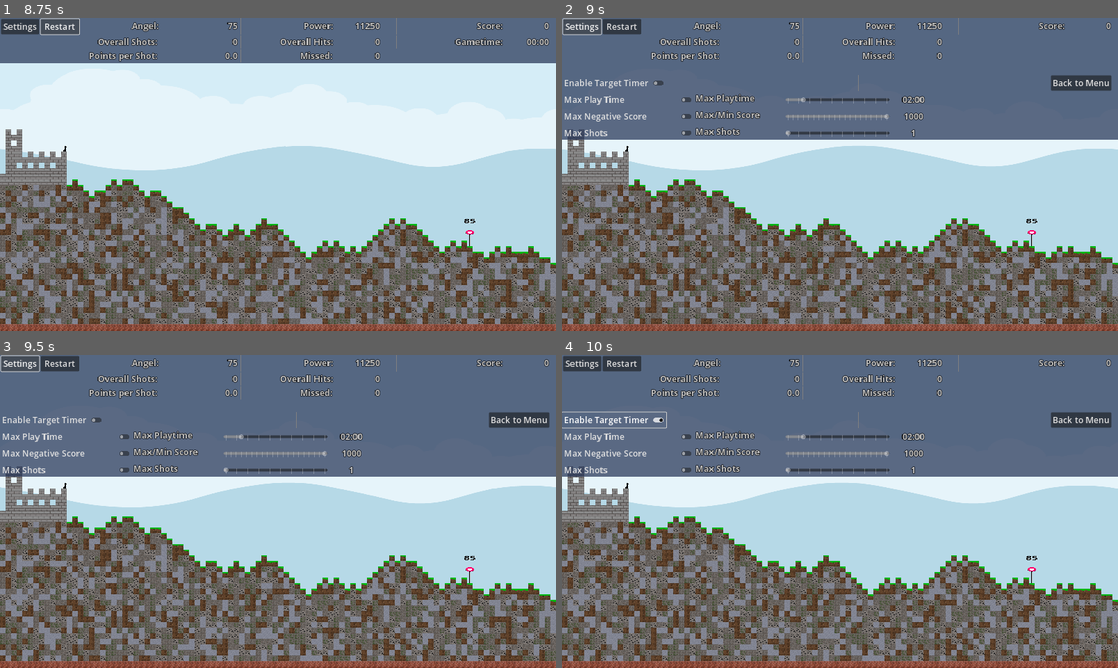
Above: before the commit, frames 1-4 (two rows, left to right).
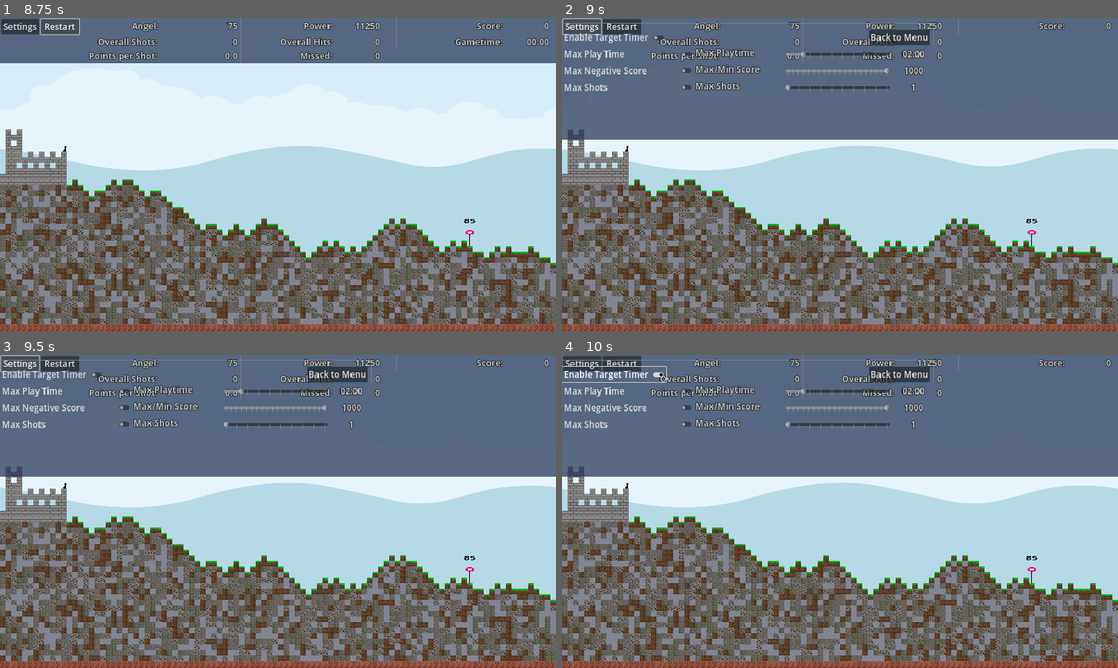
Above: after the commit, the same moments.

Repository: Coding-4Fun/Just4Fun_Mini_Shootergame
Game: Godot game, scene res://UI/MainMenuUI/MainMenuUI.tscn
The game is run twice, just before and just after one commit, with the same random seed, the same clock (stepped at 60 frames per second) and the same inputs.
Inputs:
- Up to frame 1 (8.75 s): click "Play" at 0.5 s; click "Max Shots" at 1.25 s; click "Max Negative Score" at 2 s; click "Enable Target Timer" at 2.75 s; click "Target Time" at 3.5 s; click "Max Play Time" at 4.25 s; click "Max Play Time" at 5 s; click "Start Game" at 5.75 s; click "Restart" at 6.5 s; click "Restart" at 7.25 s; click "Restart" at 8 s
- Up to frame 2 (9 s): click "Settings" at 8.75 s
- Up to frame 3 (9.5 s): no input
- Up to frame 4 (10 s): click "Enable Target Timer" at 9.5 s

Frame 1 is identical in both runs. In frame 2, 5.0% of the frame differs, in the area x 0-99%, y 1-38%; in frame 3, 5.0%; in frame 4, 5.2%.

Commit message:
Chg: Export InGameSetting UI in own scene

Diff:
--- a/UI/InGameUI/IngameUI_Redesign.tscn
+++ b/UI/InGameUI/IngameUI_Redesign.tscn
@@ -1,11 +1,7 @@
-[gd_scene load_steps=8 format=3 uid="uid://ncuxb50cjisf"]
+[gd_scene load_steps=4 format=3 uid="uid://ncuxb50cjisf"]
 
 [ext_resource type="Script" path="res://UI/InGameUI/ingameui.gd" id="1_2tfgw"]
-[ext_resource type="Script" path="res://UI/Settings/MaxScoreSettings.gd" id="1_q27g8"]
-[ext_resource type="Theme" uid="uid://djmxf62w3y5gd" path="res://UI/Theme/game_theme.tres" id="2_di8h2"]
-[ext_resource type="Script" path="res://UI/Settings/Settings.gd" id="2_ipnjd"]
-[ext_resource type="Script" path="res://UI/Settings/MaxShotSettings.gd" id="2_iux2o"]
-[ext_resource type="Script" path="res://UI/Settings/MaxGameTimeSettings.gd" id="3_aq0iw"]
+[ext_resource type="PackedScene" uid="uid://chpd7ewn37es" path="res://UI/Settings/InGameUISettings.tscn" id="2_mqj4i"]
 
 [sub_resource type="CanvasItemMaterial" id="CanvasItemMaterial_uui47"]
 
@@ -319,172 +315,8 @@
 custom_minimum_size = Vector2(15, 0)
 layout_mode = 2
 
-[node name="VBoxSetting" type="VBoxContainer" parent="BoxContainer"]
-visible = false
-layout_mode = 2
-script = ExtResource("2_ipnjd")
-
-[node name="HSeparator" type="HSeparator" parent="BoxContainer/VBoxSetting"]
-custom_minimum_size = Vector2(0, 30)
-layout_mode = 2
-size_flags_vertical = 3
-
-[node name="hBoxOptions" type="HBoxContainer" parent="BoxContainer/VBoxSetting"]
-layout_mode = 2
-mouse_filter = 2
-
-[node name="buttSwitchTargetTimer" type="CheckButton" parent="BoxContainer/VBoxSetting/hBoxOptions"]
-custom_minimum_size = Vector2(300, 0)
-layout_mode = 2
-theme_type_variation = &"InGameUIHudSwitch"
-text = "Enable Target Timer"
-icon_alignment = 2
-expand_icon = true
-
-[node name="vSeparator" type="VSeparator" parent="BoxContainer/VBoxSetting/hBoxOptions"]
-layout_mode = 2
-size_flags_horizontal = 3
-mouse_filter = 2
-
-[node name="buttBackToMenu" type="Button" parent="BoxContainer/VBoxSetting/hBoxOptions"]
-layout_mode = 2
-theme_type_variation = &"InGameUIHudButton"
-text = "Back to Menu"
-
-[node name="VSeparator3" type="VSeparator" parent="BoxContainer/VBoxSetting/hBoxOptions"]
-custom_minimum_size = Vector2(15, 0)
-layout_mode = 2
-
-[node name="hBoxContainerMaxGameTimer" type="HBoxContainer" parent="BoxContainer/VBoxSetting"]
-layout_mode = 2
-script = ExtResource("3_aq0iw")
-
-[node name="cButtSwitchMaxGameTime" type="CheckButton" parent="BoxContainer/VBoxSetting/hBoxContainerMaxGameTimer"]
-custom_minimum_size = Vector2(380, 0)
-layout_mode = 2
-theme_type_variation = &"InGameUIHudSwitch"
-text = "Max Play Time"
-
-[node name="label" type="Label" parent="BoxContainer/VBoxSetting/hBoxContainerMaxGameTimer"]
-custom_minimum_size = Vector2(255, 0)
-layout_mode = 2
-size_flags_horizontal = 8
-size_flags_vertical = 5
-theme_type_variation = &"InGameUIHudLabel"
-text = "Max Playtime"
-
-[node name="MaxGameTimeSlider" type="HSlider" parent="BoxContainer/VBoxSetting/hBoxContainerMaxGameTimer"]
-custom_minimum_size = Vector2(300, 0)
-layout_mode = 2
-size_flags_horizontal = 8
-size_flags_vertical = 5
-theme_type_variation = &"InGameUIHudSlider"
-min_value = 30.0
-max_value = 600.0
-step = 30.0
-value = 30.0
-rounded = true
-editable = false
-tick_count = 10
-ticks_on_borders = true
-
-[node name="labelMaxGameTime" type="Label" parent="BoxContainer/VBoxSetting/hBoxContainerMaxGameTimer"]
-custom_minimum_size = Vector2(130, 0)
-layout_mode = 2
-theme = ExtResource("2_di8h2")
-theme_type_variation = &"InGameUIHudLabel"
-text = "00:00"
-horizontal_alignment = 1
-
-[node name="hBoxContainerMaxScore" type="HBoxContainer" parent="BoxContainer/VBoxSetting"]
-layout_mode = 2
-script = ExtResource("1_q27g8")
-
-[node name="cButtSwitchMaxScore" type="CheckButton" parent="BoxContainer/VBoxSetting/hBoxContainerMaxScore"]
-custom_minimum_size = Vector2(380, 0)
-layout_mode = 2
-theme_type_variation = &"InGameUIHudSwitch"
-text = "Max Negative Score"
-
-[node name="label" type="Label" parent="BoxContainer/VBoxSetting/hBoxContainerMaxScore"]
-custom_minimum_size = Vector2(255, 0)
-layout_mode = 2
-size_flags_horizontal = 8
-size_flags_vertical = 5
-theme_type_variation = &"InGameUIHudLabel"
-text = "Max/Min Score"
-
-[node name="MaxScoreSlider" type="HSlider" parent="BoxContainer/VBoxSetting/hBoxContainerMaxScore"]
-custom_minimum_size = Vector2(300, 0)
-layout_mode = 2
-size_flags_vertical = 5
-theme_type_variation = &"InGameUIHudSlider"
-min_value = -1000.0
-max_value = 1000.0
-step = 100.0
-value = 200.0
-rounded = true
-editable = false
-tick_count = 20
-ticks_on_borders = true
-
-[node name="labelMaxScore" type="Label" parent="BoxContainer/VBoxSetting/hBoxContainerMaxScore"]
-custom_minimum_size = Vector2(130, 0)
-layout_mode = 2
-theme_type_variation = &"InGameUIHudLabel"
-text = "MAX"
-horizontal_alignment = 1
-
-[node name="hBoxContainerMaxShots" type="HBoxContainer" parent="BoxContainer/VBoxSetting"]
-layout_mode = 2
-size_flags_vertical = 3
-script = ExtResource("2_iux2o")
-
-[node name="cButtSwitchMaxShots" type="CheckButton" parent="BoxContainer/VBoxSetting/hBoxContainerMaxShots"]
-custom_minimum_size = Vector2(380, 0)
-layout_mode = 2
-theme_type_variation = &"InGameUIHudSwitch"
-text = "Max Shots"
-
-[node name="label" type="Label" parent="BoxContainer/VBoxSetting/hBoxContainerMaxShots"]
-custom_minimum_size = Vector2(255, 0)
-layout_mode = 2
-size_flags_horizontal = 8
-size_flags_vertical = 5
-theme_type_variation = &"InGameUIHudLabel"
-text = "Max Shots"
-
-[node name="MaxShotSlider" type="HSlider" parent="BoxContainer/VBoxSetting/hBoxContainerMaxShots"]
-custom_minimum_size = Vector2(300, 0)
-layout_mode = 2
-size_flags_horizontal = 8
-size_flags_vertical = 5
-theme_type_variation = &"InGameUIHudSlider"
-min_value = 1.0
-step = 10.0
-value = 1.0
-rounded = true
-editable = false
-tick_count = 10
-ticks_on_borders = true
-
-[node name="labelMaxShots" type="Label" parent="BoxContainer/VBoxSetting/hBoxContainerMaxShots"]
-custom_minimum_size = Vector2(130, 0)
-layout_mode = 2
-theme_type_variation = &"InGameUIHudLabel"
-text = "123456"
-horizontal_alignment = 1
+[node name="VBoxSetting" parent="BoxContainer" instance=ExtResource("2_mqj4i")]
+layout_mode = 2
 
 [connection signal="pressed" from="BoxContainer/HBoxHudTop/MarginContainer/hBoxUIButtons/buttGameOptions" to="." method="_on_buttGameOptions_pressed"]
 [connection signal="pressed" from="BoxContainer/HBoxHudTop/MarginContainer/hBoxUIButtons/buttGameReset" to="." method="_on_buttGameReset_button_pressed"]
-[connection signal="pressed" from="BoxContainer/VBoxSetting/hBoxOptions/buttSwitchTargetTimer" to="." method="_on_buttSwitchTargetTimer_pressed"]
-[connection signal="pressed" from="BoxContainer/VBoxSetting/hBoxOptions/buttBackToMenu" to="BoxContainer/VBoxSetting" method="_on_buttBackToMenu_pressed"]
-[connection signal="pressed" from="BoxContainer/VBoxSetting/hBoxContainerMaxGameTimer/cButtSwitchMaxGameTime" to="BoxContainer/VBoxSetting/hBoxContainerMaxGameTimer" method="_on_cButtSwitchMaxGameTime_pressed"]
-[connection signal="toggled" from="BoxContainer/VBoxSetting/hBoxContainerMaxGameTimer/cButtSwitchMaxGameTime" to="BoxContainer/VBoxSetting/hBoxContainerMaxGameTimer" method="_on_cButtSwitchMaxGameTime_toggled"]
-[connection signal="value_changed" from="BoxContainer/VBoxSetting/hBoxContainerMaxGameTimer/MaxGameTimeSlider" to="BoxContainer/VBoxSetting/hBoxContainerMaxGameTimer" method="_on_MaxTimeSlider_value_changed"]
-[connection signal="pressed" from="BoxContainer/VBoxSetting/hBoxContainerMaxScore/cButtSwitchMaxScore" to="BoxContainer/VBoxSetting/hBoxContainerMaxScore" method="_on_cButtSwitchMaxScore_pressed"]
-[connection signal="toggled" from="BoxContainer/VBoxSetting/hBoxContainerMaxScore/cButtSwitchMaxScore" to="BoxContainer/VBoxSetting/hBoxContainerMaxScore" method="_on_cButtSwitchMaxScore_toggled"]
-[connection signal="value_changed" from="BoxContainer/VBoxSetting/hBoxContainerMaxScore/MaxScoreSlider" to="BoxContainer/VBoxSetting/hBoxContainerMaxScore" method="_on_MaxScoreSlider_value_changed"]
-[connection signal="pressed" from="BoxContainer/VBoxSetting/hBoxContainerMaxShots/cButtSwitchMaxShots" to="BoxContainer/VBoxSetting/hBoxContainerMaxShots" method="_on_cButtSwitchMaxShots_pressed"]
-[connection signal="toggled" from="BoxContainer/VBoxSetting/hBoxContainerMaxShots/cButtSwitchMaxShots" to="BoxContainer/VBoxSetting/hBoxContainerMaxShots" method="_on_cButtSwitchMaxShots_toggled"]
-[connection signal="value_changed" from="BoxContainer/VBoxSetting/hBoxContainerMaxShots/MaxShotSlider" to="BoxContainer/VBoxSetting/hBoxContainerMaxShots" method="_on_MaxShotSlider_value_changed"]
--- a/UI/Settings/InGameUISettings.tscn
+++ b/UI/Settings/InGameUISettings.tscn
@@ -1,27 +1,33 @@
-[gd_scene format=3 uid="uid://chpd7ewn37es"]
+[gd_scene load_steps=6 format=3 uid="uid://chpd7ewn37es"]
 
-[node name="vBoxSettings" type="VBoxContainer"]
-anchors_preset = 10
-anchor_right = 1.0
-offset_bottom = 106.0
-grow_horizontal = 2
-mouse_filter = 0
+[ext_resource type="Script" path="res://UI/Settings/MaxGameTimeSettings.gd" id="1"]
+[ext_resource type="Script" path="res://UI/Settings/MaxShotSettings.gd" id="2"]
+[ext_resource type="Script" path="res://UI/Settings/MaxScoreSettings.gd" id="3"]
+[ext_resource type="Theme" uid="uid://djmxf62w3y5gd" path="res://UI/Theme/game_theme.tres" id="3_yf480"]
+[ext_resource type="Script" path="res://UI/Settings/Settings.gd" id="4"]
 
-[node name="Background" type="ColorRect" parent="."]
+[node name="VBoxSetting" type="VBoxContainer"]
 visible = false
-show_behind_parent = true
+top_level = true
+z_index = 10
+script = ExtResource("4")
+
+[node name="HSeparator" type="HSeparator" parent="."]
+custom_minimum_size = Vector2(0, 30)
 layout_mode = 2
 size_flags_vertical = 3
-color = Color(0.145098, 0.203922, 0.337255, 0.72549)
 
 [node name="hBoxOptions" type="HBoxContainer" parent="."]
 layout_mode = 2
-size_flags_horizontal = 3
 mouse_filter = 2
 
 [node name="buttSwitchTargetTimer" type="CheckButton" parent="hBoxOptions"]
+custom_minimum_size = Vector2(300, 0)
 layout_mode = 2
+theme_type_variation = &"InGameUIHudSwitch"
 text = "Enable Target Timer"
+icon_alignment = 2
+expand_icon = true
 
 [node name="vSeparator" type="VSeparator" parent="hBoxOptions"]
 layout_mode = 2
@@ -30,76 +36,77 @@
 
 [node name="buttBackToMenu" type="Button" parent="hBoxOptions"]
 layout_mode = 2
+theme_type_variation = &"InGameUIHudButton"
 text = "Back to Menu"
 
-[node name="hBoxConditions" type="HBoxContainer" parent="."]
+[node name="VSeparator3" type="VSeparator" parent="hBoxOptions"]
+custom_minimum_size = Vector2(15, 0)
 layout_mode = 2
 
-[node name="hBoxContainer" type="HBoxContainer" parent="hBoxConditions"]
+[node name="hBoxContainerMaxGameTimer" type="HBoxContainer" parent="."]
 layout_mode = 2
-size_flags_horizontal = 3
+script = ExtResource("1")
 
-[node name="label" type="Label" parent="hBoxConditions/hBoxContainer"]
+[node name="cButtSwitchMaxGameTime" type="CheckButton" parent="hBoxContainerMaxGameTimer"]
+custom_minimum_size = Vector2(380, 0)
 layout_mode = 2
-text = "Win/Loose Conditions"
+theme_type_variation = &"InGameUIHudSwitch"
+text = "Max Play Time"
 
-[node name="vBoxContainerShots" type="VBoxContainer" parent="hBoxConditions/hBoxContainer"]
-layout_mode = 2
-size_flags_horizontal = 3
-
-[node name="hBoxContainerMaxShots" type="HBoxContainer" parent="hBoxConditions/hBoxContainer/vBoxContainerShots"]
-layout_mode = 2
-size_flags_horizontal = 0
-
-[node name="cButtSwitchMaxShots" type="CheckButton" parent="hBoxConditions/hBoxContainer/vBoxContainerShots/hBoxContainerMaxShots"]
-layout_mode = 2
-text = "Max Shots"
-
-[node name="label" type="Label" parent="hBoxConditions/hBoxContainer/vBoxContainerShots/hBoxContainerMaxShots"]
+[node name="label" type="Label" parent="hBoxContainerMaxGameTimer"]
+custom_minimum_size = Vector2(255, 0)
 layout_mode = 2
 size_flags_horizontal = 8
 size_flags_vertical = 5
-text = "Max Shots"
+theme_type_variation = &"InGameUIHudLabel"
+text = "Max Playtime"
 
-[node name="MaxShotSlider" type="HSlider" parent="hBoxConditions/hBoxContainer/vBoxContainerShots/hBoxContainerMaxShots"]
+[node name="MaxGameTimeSlider" type="HSlider" parent="hBoxContainerMaxGameTimer"]
 custom_minimum_size = Vector2(300, 0)
 layout_mode = 2
 size_flags_horizontal = 8
 size_flags_vertical = 5
-min_value = -1.0
-step = 10.0
-value = 49.0
+theme_type_variation = &"InGameUIHudSlider"
+min_value = 30.0
+max_value = 600.0
+step = 30.0
+value = 30.0
 rounded = true
 editable = false
 tick_count = 10
 ticks_on_borders = true
 
-[node name="labelMaxShots" type="Label" parent="hBoxConditions/hBoxContainer/vBoxContainerShots/hBoxContainerMaxShots"]
+[node name="labelMaxGameTime" type="Label" parent="hBoxContainerMaxGameTimer"]
+custom_minimum_size = Vector2(130, 0)
 layout_mode = 2
-text = "123456"
+theme = ExtResource("3_yf480")
+theme_type_variation = &"InGameUIHudLabel"
+text = "00:00"
+horizontal_alignment = 1
 
-[node name="vBoxContainerScore" type="VBoxContainer" parent="hBoxConditions/hBoxContainer"]
+[node name="hBoxContainerMaxScore" type="HBoxContainer" parent="."]
 layout_mode = 2
-size_flags_horizontal = 3
+script = ExtResource("3")
 
-[node name="hBoxContainerMaxScore" type="HBoxContainer" parent="hBoxConditions/hBoxContainer/vBoxContainerScore"]
+[node name="cButtSwitchMaxScore" type="CheckButton" parent="hBoxContainerMaxScore"]
+custom_minimum_size = Vector2(380, 0)
 layout_mode = 2
-size_flags_horizontal = 8
-
-[node name="cButtSwitchMaxScore" type="CheckButton" parent="hBoxConditions/hBoxContainer/vBoxContainerScore/hBoxContainerMaxScore"]
-layout_mode = 2
+theme_type_variation = &"InGameUIHudSwitch"
 text = "Max Negative Score"
 
-[node name="label" type="Label" parent="hBoxConditions/hBoxContainer/vBoxContainerScore/hBoxContainerMaxScore"]
+[node name="label" type="Label" parent="hBoxContainerMaxScore"]
+custom_minimum_size = Vector2(255, 0)
 layout_mode = 2
 size_flags_horizontal = 8
 size_flags_vertical = 5
+theme_type_variation = &"InGameUIHudLabel"
 text = "Max/Min Score"
 
-[node name="MaxScoreSlider" type="HSlider" parent="hBoxConditions/hBoxContainer/vBoxContainerScore/hBoxContainerMaxScore"]
+[node name="MaxScoreSlider" type="HSlider" parent="hBoxContainerMaxScore"]
 custom_minimum_size = Vector2(300, 0)
 layout_mode = 2
 size_flags_vertical = 5
+theme_type_variation = &"InGameUIHudSlider"
 min_value = -1000.0
 max_value = 1000.0
 step = 100.0
@@ -109,44 +116,60 @@
 tick_count = 20
 ticks_on_borders = true
 
-[node name="labelMaxScore" type="Label" parent="hBoxConditions/hBoxContainer/vBoxContainerScore/hBoxContainerMaxScore"]
+[node name="labelMaxScore" type="Label" parent="hBoxContainerMaxScore"]
+custom_minimum_size = Vector2(130, 0)
 layout_mode = 2
+theme_type_variation = &"InGameUIHudLabel"
 text = "MAX"
+horizontal_alignment = 1
 
-[node name="hBoxRoundTime" type="HBoxContainer" parent="."]
+[node name="hBoxContainerMaxShots" type="HBoxContainer" parent="."]
 layout_mode = 2
+size_flags_vertical = 3
+script = ExtResource("2")
 
-[node name="hBoxContainer" type="HBoxContainer" parent="hBoxRoundTime"]
+[node name="cButtSwitchMaxShots" type="CheckButton" parent="hBoxContainerMaxShots"]
+custom_minimum_size = Vector2(380, 0)
 layout_mode = 2
-size_flags_horizontal = 3
+theme_type_variation = &"InGameUIHudSwitch"
+text = "Max Shots"
 
-[node name="vSeparator" type="VSeparator" parent="hBoxRoundTime/hBoxContainer"]
+[node name="label" type="Label" parent="hBoxContainerMaxShots"]
+custom_minimum_size = Vector2(255, 0)
 layout_mode = 2
+size_flags_horizontal = 8
+size_flags_vertical = 5
+theme_type_variation = &"InGameUIHudLabel"
+text = "Max Shots"
 
-[node name="vBoxContainer" type="VBoxContainer" parent="hBoxRoundTime/hBoxContainer"]
-layout_mode = 2
-
-[node name="hBoxContainerMaxGameTimer" type="HBoxContainer" parent="hBoxRoundTime/hBoxContainer/vBoxContainer"]
-layout_mode = 2
-
-[node name="cButtSwitchMaxGameTime" type="CheckButton" parent="hBoxRoundTime/hBoxContainer/vBoxContainer/hBoxContainerMaxGameTimer"]
-layout_mode = 2
-text = "Max Play Time"
-
-[node name="MaxGameTimeSlider" type="HSlider" parent="hBoxRoundTime/hBoxContainer/vBoxContainer/hBoxContainerMaxGameTimer"]
+[node name="MaxShotSlider" type="HSlider" parent="hBoxContainerMaxShots"]
 custom_minimum_size = Vector2(300, 0)
 layout_mode = 2
 size_flags_horizontal = 8
 size_flags_vertical = 5
-min_value = -1.0
-max_value = 600.0
-step = 30.0
-value = 59.0
+theme_type_variation = &"InGameUIHudSlider"
+min_value = 1.0
+step = 10.0
+value = 1.0
 rounded = true
 editable = false
 tick_count = 10
 ticks_on_borders = true
 
-[node name="labelMaxGameTime" type="Label" parent="hBoxRoundTime/hBoxContainer/vBoxContainer/hBoxContainerMaxGameTimer"]
+[node name="labelMaxShots" type="Label" parent="hBoxContainerMaxShots"]
+custom_minimum_size = Vector2(130, 0)
 layout_mode = 2
-text = "00:00"
+theme_type_variation = &"InGameUIHudLabel"
+text = "123456"
+horizontal_alignment = 1
+
+[connection signal="pressed" from="hBoxOptions/buttBackToMenu" to="." method="_on_buttBackToMenu_pressed"]
+[connection signal="pressed" from="hBoxContainerMaxGameTimer/cButtSwitchMaxGameTime" to="hBoxContainerMaxGameTimer" method="_on_cButtSwitchMaxGameTime_pressed"]
+[connection signal="toggled" from="hBoxContainerMaxGameTimer/cButtSwitchMaxGameTime" to="hBoxContainerMaxGameTimer" method="_on_cButtSwitchMaxGameTime_toggled"]
+[connection signal="value_changed" from="hBoxContainerMaxGameTimer/MaxGameTimeSlider" to="hBoxContainerMaxGameTimer" method="_on_MaxTimeSlider_value_changed"]
+[connection signal="pressed" from="hBoxContainerMaxScore/cButtSwitchMaxScore" to="hBoxContainerMaxScore" method="_on_cButtSwitchMaxScore_pressed"]
+[connection signal="toggled" from="hBoxContainerMaxScore/cButtSwitchMaxScore" to="hBoxContainerMaxScore" method="_on_cButtSwitchMaxScore_toggled"]
+[connection signal="value_changed" from="hBoxContainerMaxScore/MaxScoreSlider" to="hBoxContainerMaxScore" method="_on_MaxScoreSlider_value_changed"]
+[connection signal="pressed" from="hBoxContainerMaxShots/cButtSwitchMaxShots" to="hBoxContainerMaxShots" method="_on_cButtSwitchMaxShots_pressed"]
+[connection signal="toggled" from="hBoxContainerMaxShots/cButtSwitchMaxShots" to="hBoxContainerMaxShots" method="_on_cButtSwitchMaxShots_toggled"]
+[connection signal="value_changed" from="hBoxContainerMaxShots/MaxShotSlider" to="hBoxContainerMaxShots" method="_on_MaxShotSlider_value_changed"]
